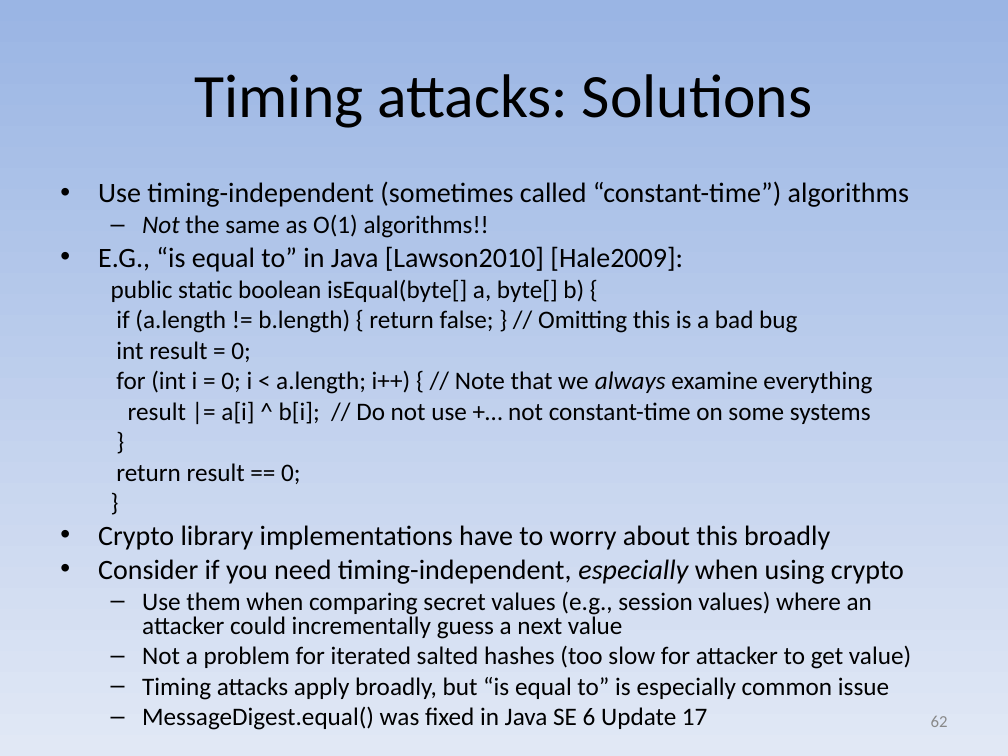
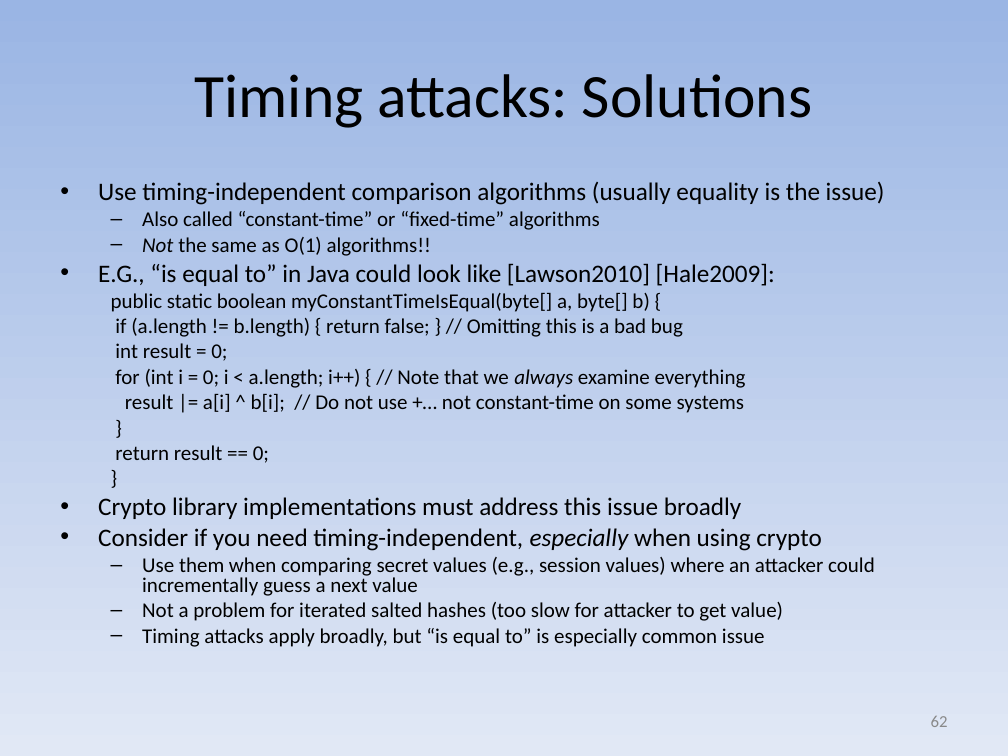
Before and after one commit to david-a-wheeler/david-a-wheeler.github.io, a slide deck: slide 62 of secure-class/presentations/Secure-Software-7-Cryptography.ppt. Drawn at 1008x756 pixels with LibreOffice and Linux fonts; fonts in the diff are those of the drawing. Boxes give left, top, right and bottom in pixels: in the first picture for what was removed or moved away, otherwise in the second. Text is boxed around its words. In the diff, an @@ line names an element or a change of style, - is before the commit and + after.

Commit message:
Fix constant-time error

```diff
--- a/secure-class/presentations/Secure-Software-7-Cryptography.ppt
+++ b/secure-class/presentations/Secure-Software-7-Cryptography.ppt
@@ text at [98,182,885,230]: text changed; size 20 to 18 pt @@
-• Use timing-independent (sometimes called “constant-time”) algorithms
+• Use timing-independent comparison algorithms (usually equality is the issue)
+  – Also called “constant-time” or “fixed-time” algorithms
@@ text at [98,237,875,647]: size 18 to 15 pt in "Not the same as O(1) algorithms!!", "if (a.length != b.length) { return false; ...", "int result = 0;", "for (int i = 0; i < ..." and 7 more places; size 20 to 18 pt in "Consider if you need timing-independent, especially when ..." @@
@@ text at [98,263,775,312]: text changed; size 20 to 18 pt @@
-• E.G., “is equal to” in Java [Lawson2010] [Hale2009]:
-  public static boolean isEqual(byte[] a, byte[] b) {
+• E.G., “is equal to” in Java could look like [Lawson2010] [Hale2009]:
+  public static boolean myConstantTimeIsEqual(byte[] a, byte[] b) {
@@ text at [98,497,741,519]: text changed; size 20 to 18 pt @@
-• Crypto library implementations have to worry about this broadly
+• Crypto library implementations must address this issue broadly
@@ text at [142,706,708,730]: paragraph removed @@
-  – MessageDigest.equal() was fixed in Java SE 6 Update 17
```
Also in this commit, not shown: 1 other slide changed, 1 slide added.
